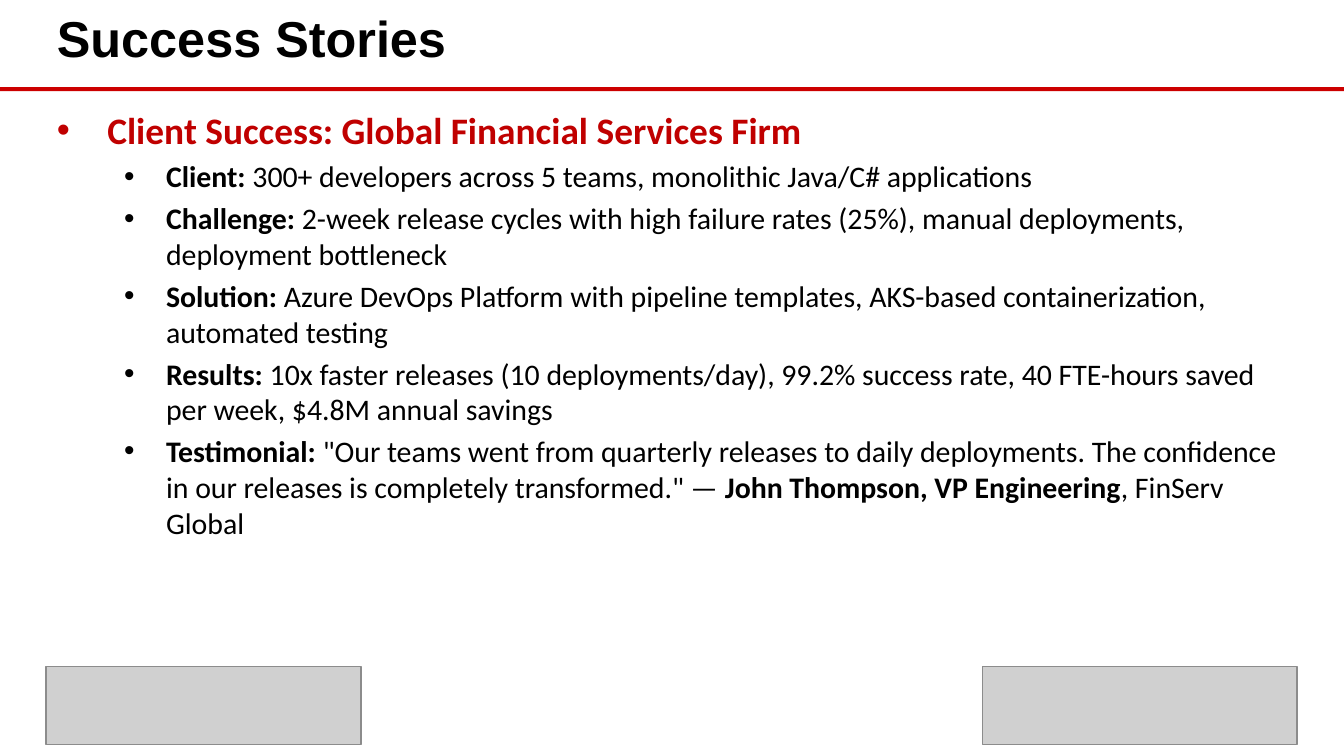
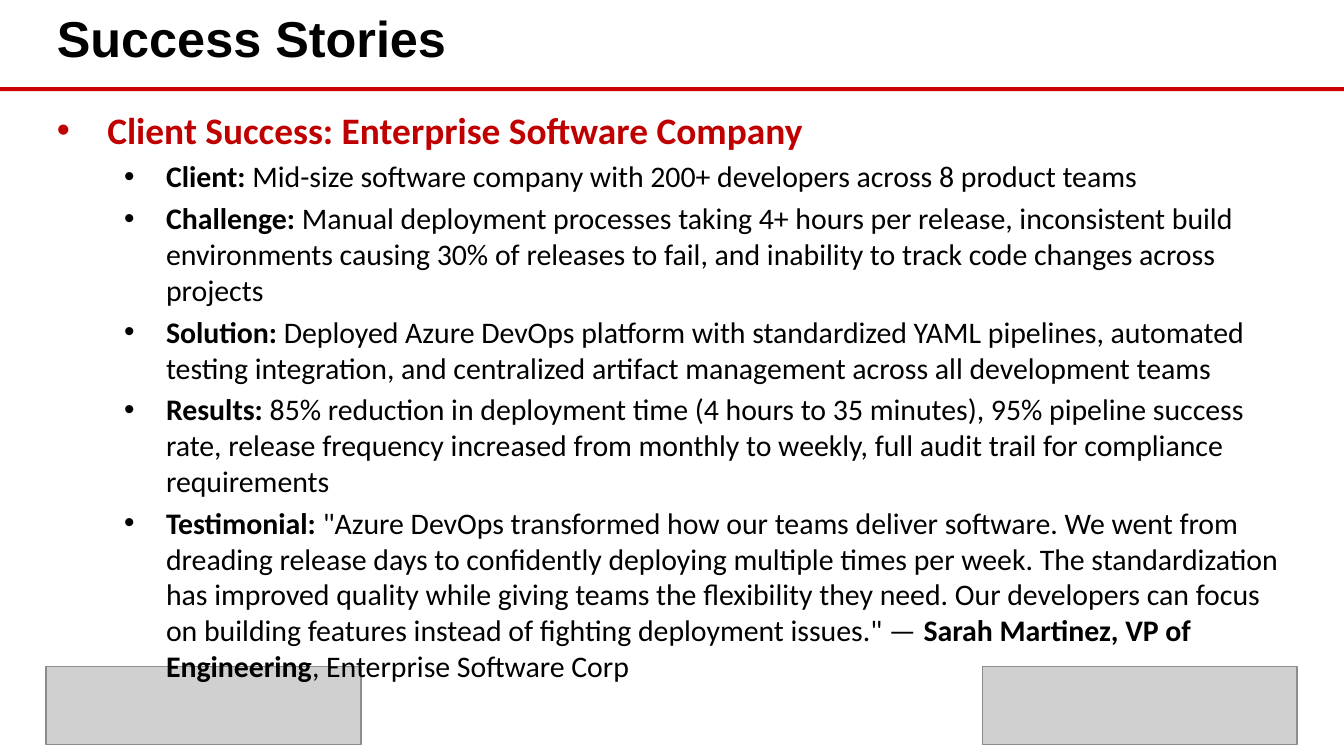
Before and after one commit to eoframework/solutions, a slide deck: slide 7 of solutions/azure/devops/enterprise-platform/presales/solution-briefing.pptx (slide 6 before the commit). Drawn at 1344x756 pixels with LibreOffice and Linux fonts; fonts in the diff are those of the drawing; grey boxes stand for pictures; background and template pictures are left out. Boxes give left, top, right and bottom in pixels: in the first picture for what was removed or moved away, otherwise in the second. Text is boxed around its words. In the diff, an @@ line names an element or a change of style, - is before the commit and + after.

Commit message:
Add Engagement Scope slides with solution-specific scope for Azure solutions
- Document Intelligence: IDP scope (document types, AI/ML complexity, accuracy)
- Enterprise Landing Zone: Landing zone scope (management groups, subscriptions, policies)
- Sentinel SIEM: Security scope (data connectors, analytics rules, log ingestion)
- DevOps Enterprise Platform: DevOps scope (repositories, pipelines, deployments)
- Virtual Desktop: AVD scope (host pools, app groups, user profiles)
- Virtual WAN Global: Network scope (WAN hubs, VPN connections, bandwidth)
- Updated LOE CSVs with proper SCOPE ASSUMPTIONS structure for Doc Intel and Landing Zone
- Regenerated all 6 PPTX files with 11-slide structure including Engagement Scope

```diff
--- a/solutions/azure/devops/enterprise-platform/presales/solution-briefing.pptx
+++ b/solutions/azure/devops/enterprise-platform/presales/solution-briefing.pptx
@@ text at [107,117,1277,682]: text changed @@
-• Client Success: Global Financial Services Firm
-  • Client: 300+ developers across 5 teams, monolithic Java/C# applications
-  • Challenge: 2-week release cycles with high failure rates (25%), manual deployments, deployment bottleneck
-  • Solution: Azure DevOps Platform with pipeline templates, AKS-based containerization, automated testing
-  • Results: 10x faster releases (10 deployments/day), 99.2% success rate, 40 FTE-hours saved per week, $4.8M annual savings
-  • Testimonial: "Our teams went from quarterly releases to daily deployments. The confidence in our releases is completely transformed." — John Thompson, VP Engineering, FinServ Global
+• Client Success: Enterprise Software Company
+  • Client: Mid-size software company with 200+ developers across 8 product teams
+  • Challenge: Manual deployment processes taking 4+ hours per release, inconsistent build environments causing 30% of releases to fail, and inability to track code changes across projects
+  • Solution: Deployed Azure DevOps platform with standardized YAML pipelines, automated testing integration, and centralized artifact management across all development teams
+  • Results: 85% reduction in deployment time (4 hours to 35 minutes), 95% pipeline success rate, release frequency increased from monthly to weekly, full audit trail for compliance requirements
+  • Testimonial: "Azure DevOps transformed how our teams deliver software. We went from dreading release days to confidently deploying multiple times per week. The standardization has improved quality while giving teams the flexibility they need. Our developers can focus on building features instead of fighting deployment issues." — Sarah Martinez, VP of Engineering, Enterprise Software Corp
```
Also in this commit, not shown: 8 other slides changed, 1 slide added, 13 other files.
